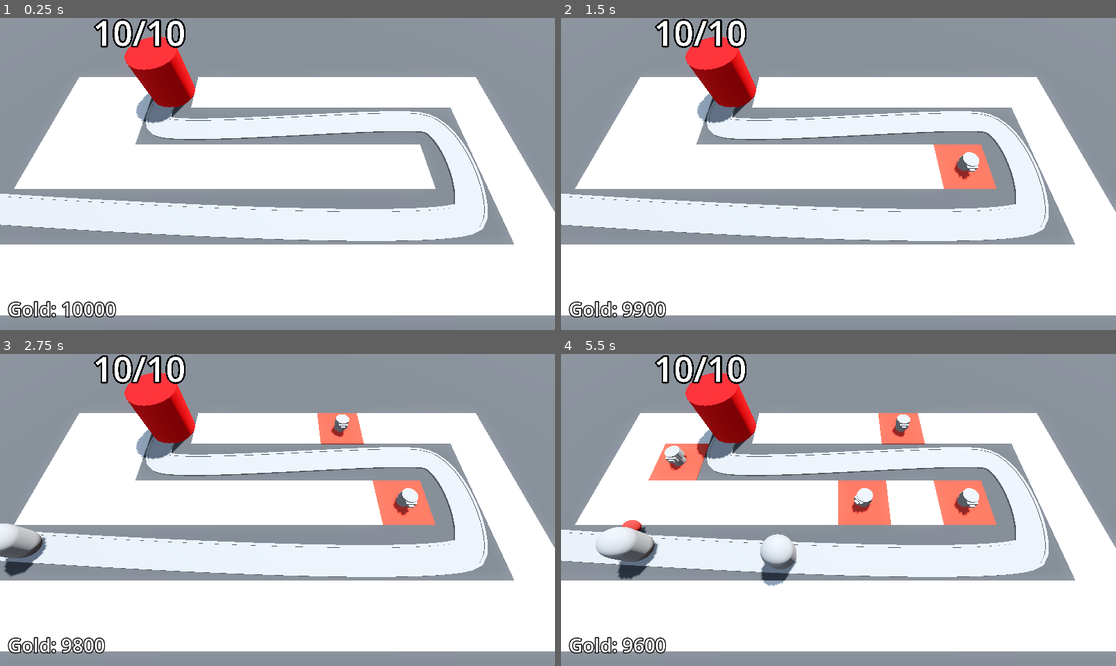
Above: before the commit, frames 1-4 (two rows, left to right).
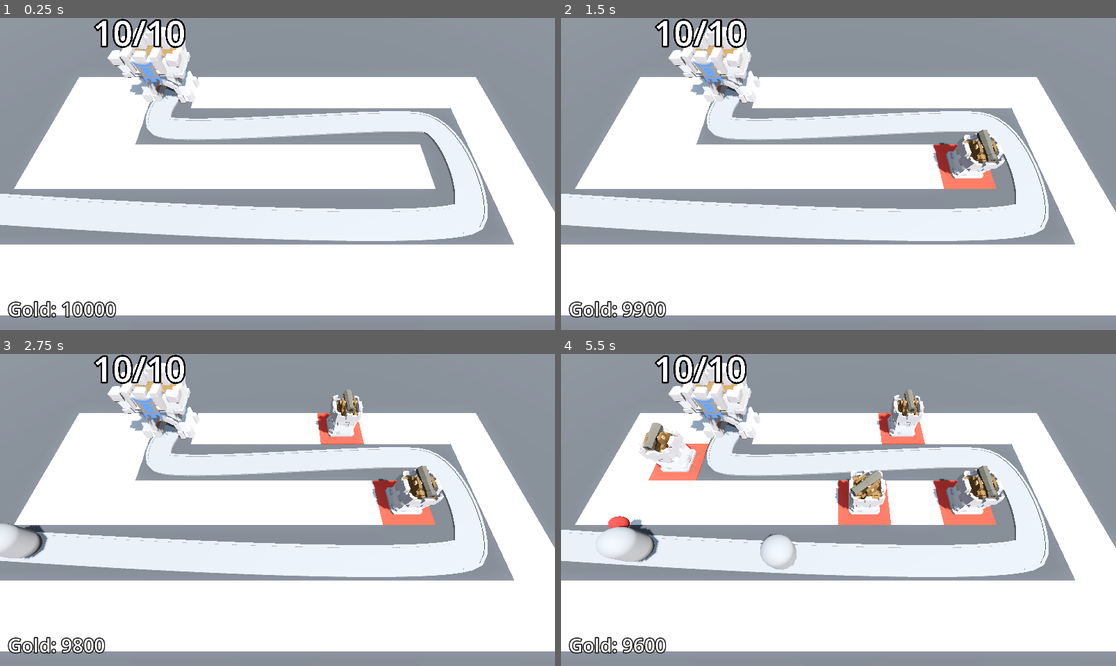
Above: after the commit, the same moments.

Repository: niamh-d/godot-3d-tower-defence
Game: Godot game, scene res://Scenes/base_level.tscn
Same seed, same stepped clock (60 frames per second), same inputs: the game is played once before the commit and once after it.
Inputs (mouse positions are in pixels of both pictures, inside the frame that each line leads up to):
- Up to frame 1 (0.25 s): no input
- Up to frame 2 (1.5 s): tap Enter at 0.5 s; move the mouse to (960, 158) at 0.52 s; press the mouse at (960, 158) at 0.53 s; tap Space at 1.25 s; move the mouse to (727, 189) at 1.27 s; release the mouse at (727, 189) at 1.28 s; click (727, 189) at 1.35 s
- Up to frame 3 (2.75 s): tap Enter at 2 s; move the mouse to (333, 441) at 2.02 s; press the mouse at (333, 441) at 2.03 s
- Up to frame 4 (5.5 s): move the mouse to (810, 572) at 2.77 s; release the mouse at (810, 572) at 2.78 s; click (810, 572) at 2.85 s; move the mouse to (1005, 556) at 3.52 s; press the mouse at (1005, 556) at 3.53 s; move the mouse to (672, 463) at 4.27 s; release the mouse at (672, 463) at 4.28 s; click (672, 463) at 4.35 s; move the mouse to (866, 510) at 5.02 s; press the mouse at (866, 510) at 5.03 s

The runs differ from the first frame. In frame 1, 3.2% of the frame differs, in the area x 0-88%, y 2-72%; in frame 2, 4.5%; in frame 3, 6.1%; in frame 4, 8.7%, in the area x 0-88%, y 2-75%.

Commit message:
new glb assets

Diff:
--- a/Scenes/Base/base.tscn
+++ b/Scenes/Base/base.tscn
@@ -1,20 +1,11 @@
 [gd_scene load_steps=3 format=3 uid="uid://dkkb8h7iyh54v"]
 
 [ext_resource type="Script" path="res://Scenes/Base/base.gd" id="1_wpcmv"]
-
-[sub_resource type="StandardMaterial3D" id="StandardMaterial3D_ce843"]
-albedo_color = Color(0.886275, 0, 0.0196078, 1)
+[ext_resource type="PackedScene" uid="uid://bulytvplfw64h" path="res://Assets/Base.glb" id="2_ux7mt"]
 
 [node name="Base" type="Node3D" groups=["base"]]
 transform = Transform3D(1, 0, 0, 0, 1, 0, 0, 0, 1, -10, 0, -6)
 script = ExtResource("1_wpcmv")
-
-[node name="CSGCylinder3D" type="CSGCylinder3D" parent="."]
-transform = Transform3D(1, 0, 0, 0, 1, 0, 0, 0, 1, 0, 2, 0)
-radius = 2.0
-height = 4.0
-sides = 32
-material = SubResource("StandardMaterial3D_ce843")
 
 [node name="Label3D" type="Label3D" parent="."]
 transform = Transform3D(1, 0, 0, 0, 1, 0, 0, 0, 1, 0, 5.5, 0)
@@ -22,3 +13,5 @@
 text = "health"
 font_size = 500
 outline_size = 100
+
+[node name="Base" parent="." instance=ExtResource("2_ux7mt")]
--- a/Scenes/Turret/turret.gd
+++ b/Scenes/Turret/turret.gd
@@ -4,8 +4,10 @@
 @export var projectile: PackedScene
 @export var turrent_range := 10.0
 
-@onready var turret_top: MeshInstance3D = $TurretBase/TurretTop
+@onready var turret_base: Node3D = $TurretBase
+@onready var turret_top: Node3D = $TurretBase/TurretTop
 @onready var anim_player: AnimationPlayer = $AnimationPlayer
+@onready var cannon: Node3D = $TurretBase/TurretTop/Cannon
 
 var enemy_path: Path3D
 var target: PathFollow3D
@@ -13,7 +15,7 @@
 func _physics_process(delta: float) -> void:
 	target = find_best_target()
 	if target:
-		look_at(target.global_position, Vector3.UP, true)
+		turret_base.look_at(target.global_position, Vector3.UP, true)
 
 func _on_timer_timeout() -> void:
 	if target:
@@ -25,8 +27,8 @@
 func shoot() -> void:
 		var shot: Projectile = projectile.instantiate()
 		add_child(shot)
-		shot.global_position = turret_top.global_position
-		shot.direction = global_transform.basis.z
+		shot.global_position = cannon.global_position
+		shot.direction = turret_base.global_transform.basis.z
 		recoil()
 
 func set_enemy_path(path: Path3D) -> void:
--- a/Scenes/Turret/turret.tscn
+++ b/Scenes/Turret/turret.tscn
@@ -1,21 +1,9 @@
-[gd_scene load_steps=10 format=3 uid="uid://1ucm44u2hm55"]
+[gd_scene load_steps=8 format=3 uid="uid://1ucm44u2hm55"]
 
 [ext_resource type="PackedScene" uid="uid://dlnip8afai2jt" path="res://Scenes/Turret/projectile.tscn" id="1_6fp02"]
 [ext_resource type="Script" path="res://Scenes/Turret/turret.gd" id="1_i7non"]
-
-[sub_resource type="CylinderMesh" id="CylinderMesh_bdr2r"]
-height = 1.0
-
-[sub_resource type="CylinderMesh" id="CylinderMesh_uu8ty"]
-top_radius = 0.6
-bottom_radius = 0.6
-height = 0.6
-
-[sub_resource type="BoxMesh" id="BoxMesh_k2jew"]
-size = Vector3(0.8, 0.4, 0.4)
-
-[sub_resource type="BoxMesh" id="BoxMesh_h0o8h"]
-size = Vector3(0.4, 0.2, 0.5)
+[ext_resource type="PackedScene" uid="uid://bbx41cffm22iw" path="res://Assets/Cannon.glb" id="3_cguxw"]
+[ext_resource type="PackedScene" uid="uid://dc5suycvkegb2" path="res://Assets/TurretBase.glb" id="4_nd0gc"]
 
 [sub_resource type="Animation" id="Animation_ytcxj"]
 length = 0.001
@@ -59,21 +47,14 @@
 script = ExtResource("1_i7non")
 projectile = ExtResource("1_6fp02")
 
-[node name="TurretBase" type="MeshInstance3D" parent="."]
+[node name="TurretBase" type="Node3D" parent="."]
 transform = Transform3D(1, 0, 0, 0, 1, 0, 0, 0, 1, 0, 0.5, 0)
-mesh = SubResource("CylinderMesh_bdr2r")
 
-[node name="TurretTop" type="MeshInstance3D" parent="TurretBase"]
+[node name="TurretTop" type="Node3D" parent="TurretBase"]
 transform = Transform3D(1, 0, 0, 0, 1, 0, 0, 0, 1, 0, 0.3, 0)
-mesh = SubResource("CylinderMesh_uu8ty")
 
-[node name="Visor" type="MeshInstance3D" parent="TurretBase/TurretTop"]
-transform = Transform3D(1, 0, 0, 0, 1, 0, 0, 0, 1, 0, 0, 0.501438)
-mesh = SubResource("BoxMesh_k2jew")
-
-[node name="Barrel" type="MeshInstance3D" parent="TurretBase/TurretTop/Visor"]
-transform = Transform3D(1, 0, 0, 0, 1, 0, 0, 0, 1, 0, 0, 0.140152)
-mesh = SubResource("BoxMesh_h0o8h")
+[node name="Cannon" parent="TurretBase/TurretTop" instance=ExtResource("3_cguxw")]
+transform = Transform3D(1, 0, 0, 0, 1, 0, 0, 0, 1, 0, 1.3, 0)
 
 [node name="Timer" type="Timer" parent="."]
 autostart = true
@@ -83,4 +64,6 @@
 "": SubResource("AnimationLibrary_cix3h")
 }
 
+[node name="TurretBase2" parent="." instance=ExtResource("4_nd0gc")]
+
 [connection signal="timeout" from="Timer" to="." method="_on_timer_timeout"]
--- a/Scenes/base_level.tscn
+++ b/Scenes/base_level.tscn
@@ -45,7 +45,7 @@
 environment = SubResource("Environment_vvpu1")
 
 [node name="DirectionalLight3D" type="DirectionalLight3D" parent="."]
-transform = Transform3D(-0.866025, -0.433013, 0.25, 0, 0.5, 0.866025, -0.5, 0.75, -0.433013, 0, 0, 0)
+transform = Transform3D(0.642787, -0.663414, 0.383022, 0, 0.5, 0.866025, -0.766044, -0.55667, 0.321394, 0, 0, 0)
 shadow_enabled = true
 
 [node name="CSGBox3D" type="CSGBox3D" parent="."]
Binary file added: Assets/Base.glb
Not shown, added: Assets/Base.glb.import
Binary file added: Assets/Base_Castle-metallic.png-Castle-roughness.png
Not shown, added: Assets/Base_Castle-metallic.png-Castle-roughness.png.import
Binary file added: Assets/Base_castle-colour-palette.png
Not shown, added: Assets/Base_castle-colour-palette.png.import
Binary file added: Assets/Cannon.glb
Not shown, added: Assets/Cannon.glb.import
Binary file added: Assets/Cannon_Castle-metallic.png-Castle-roughness.png
Not shown, added: Assets/Cannon_Castle-metallic.png-Castle-roughness.png.import
Binary file added: Assets/Cannon_castle-colour-palette.png
Not shown, added: Assets/Cannon_castle-colour-palette.png.import
(and 18 more such lines)
